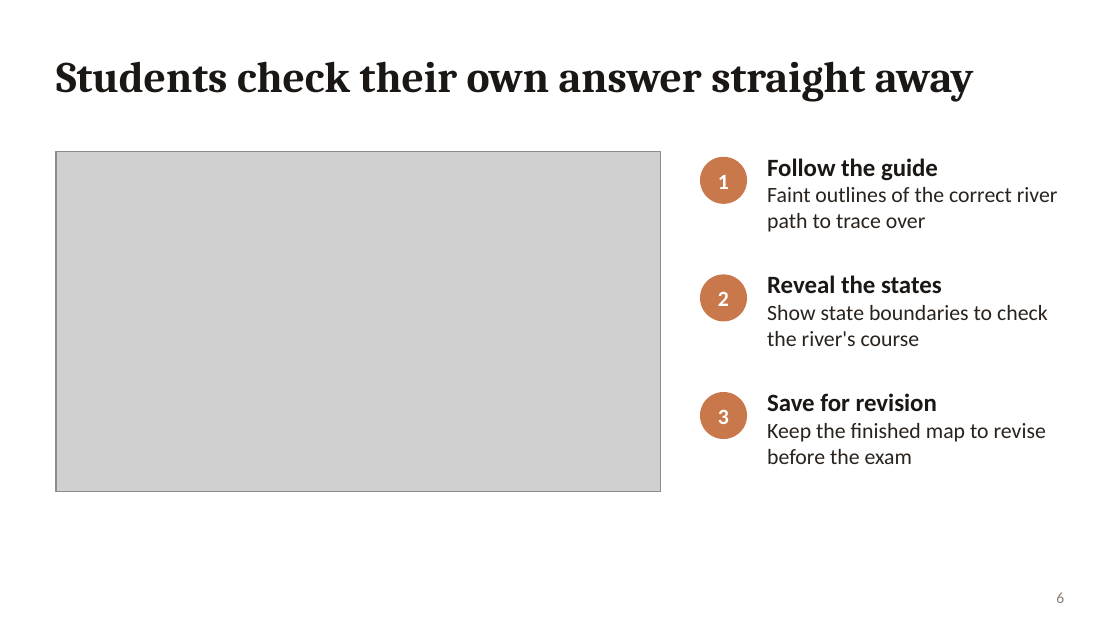
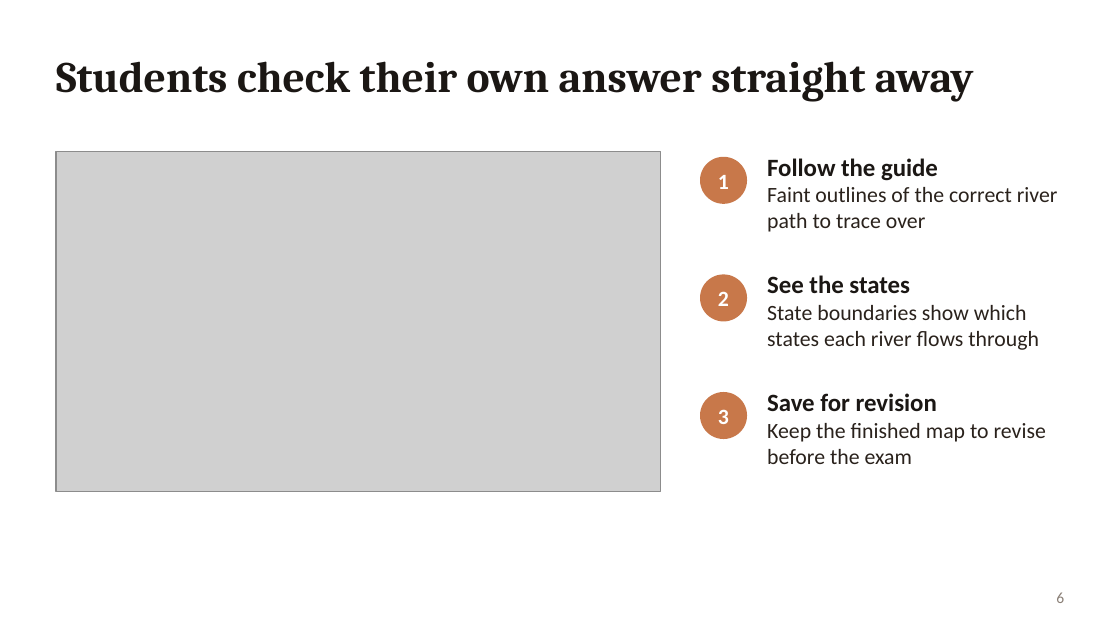
Before and after one commit to Aaryachandra/Terrateach, a slide deck: slide 6 of docs/TerraTeach.pptx. Drawn at 1120x630 pixels with LibreOffice and Linux fonts; fonts in the diff are those of the drawing; grey boxes stand for pictures. Boxes give left, top, right and bottom in pixels: in the first picture for what was removed or moved away, otherwise in the second. Text is boxed around its words. In the diff, an @@ line names an element or a change of style, - is before the commit and + after.

```diff
--- a/docs/TerraTeach.pptx
+++ b/docs/TerraTeach.pptx
@@ text at [767,275,1039,350]: text changed @@
-Reveal the states
-Show state boundaries to check the river's course
+See the states
+State boundaries show which states each river flows through
```
Also in this commit, not shown: 2 other files.
